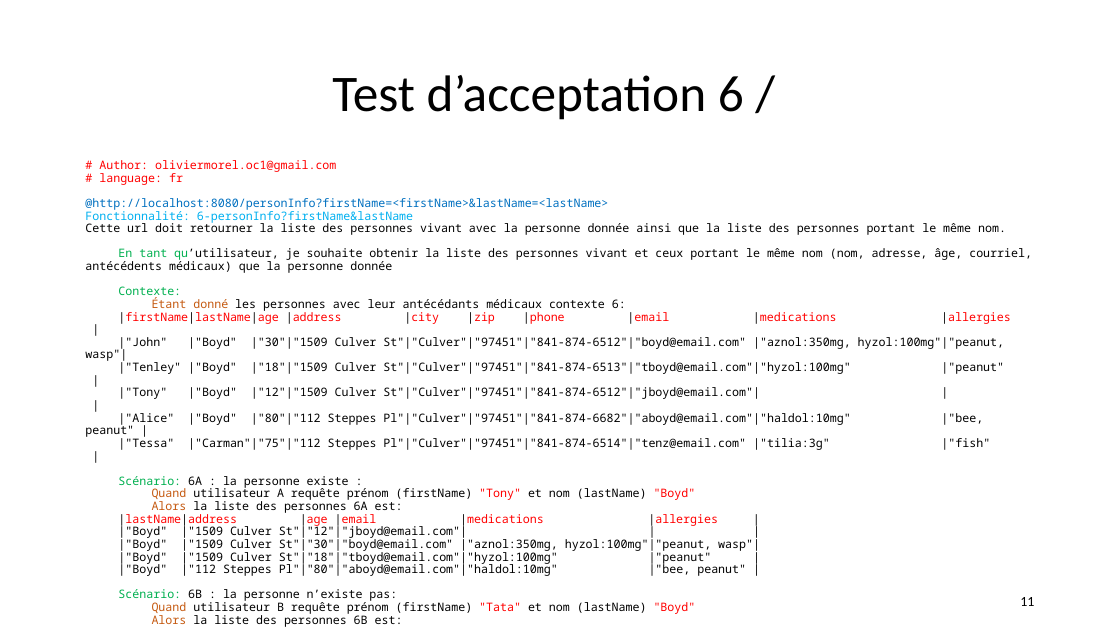
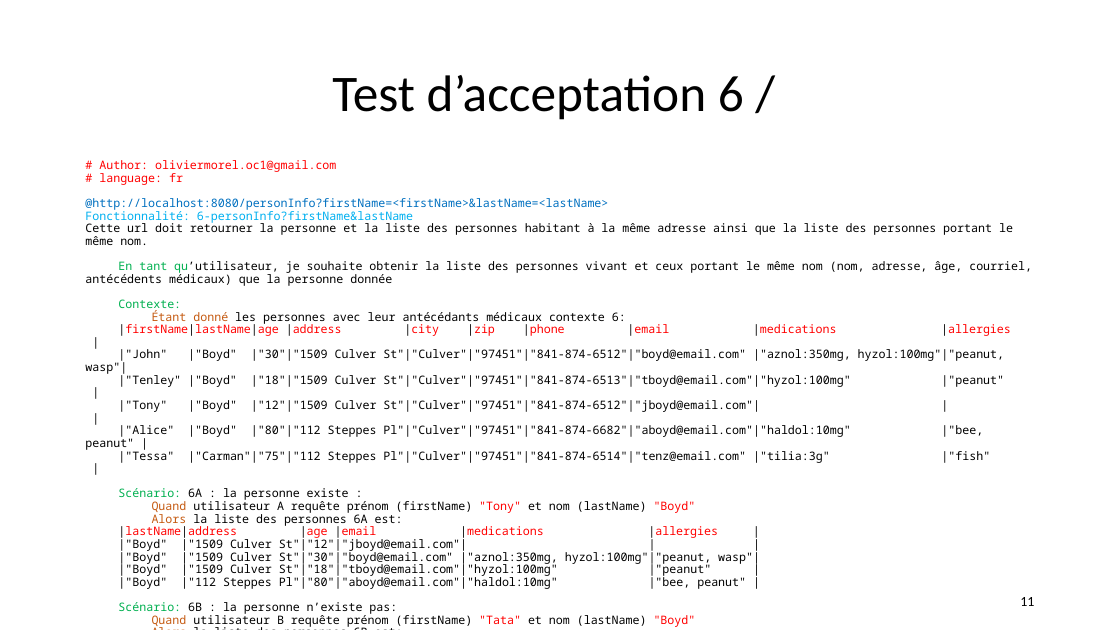
Before and after one commit to andrechico999/https-github.com-emmo78-com.safetynet.alerts, a slide deck: slide 11 of A_Livrables/MOREL_Olivier_4_slides_062022.pptx. Drawn at 1120x630 pixels with LibreOffice and Linux fonts; fonts in the diff are those of the drawing. Boxes give left, top, right and bottom in pixels: in the first picture for what was removed or moved away, otherwise in the second. Text is boxed around its words. In the diff, an @@ line names an element or a change of style, - is before the commit and + after.

Commit message:
wip : minimal coding to understand how coding test 'cause lack of experience 7

```diff
--- a/A_Livrables/MOREL_Olivier_4_slides_062022.pptx
+++ b/A_Livrables/MOREL_Olivier_4_slides_062022.pptx
@@ text at bbox=[85, 221, 1013, 245]: text changed @@
-Cette url doit retourner la liste des personnes vivant avec la personne donnée ainsi que la liste des personnes portant le même nom.
+Cette url doit retourner la personne et la liste des personnes habitant à la même adresse ainsi que la liste des personnes portant le même nom.
```
Also in this commit, not shown: 3 other slides changed, 17 other files.
